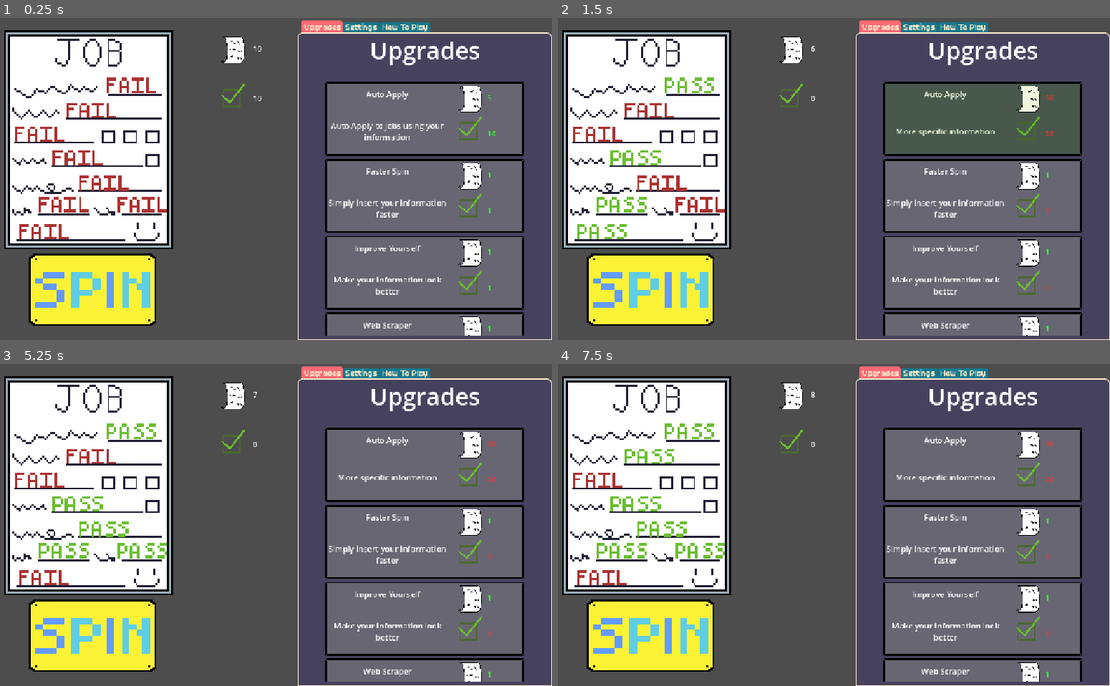
Above: before the commit, frames 1-4 (two rows, left to right).
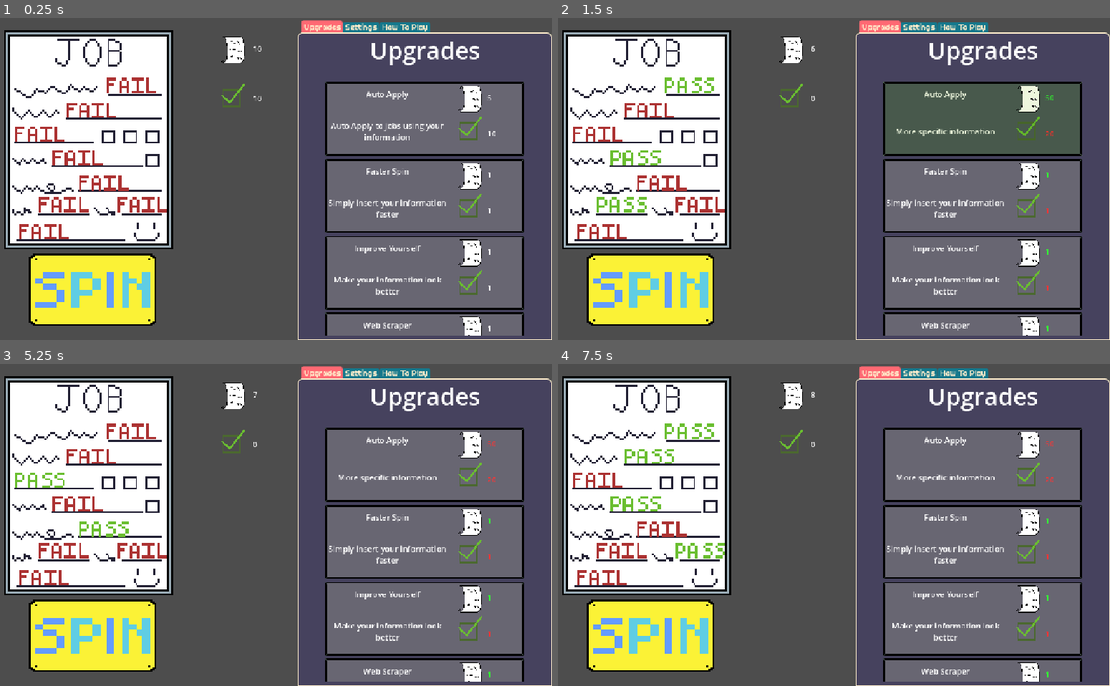
Above: after the commit, the same moments.

Repository: OrangePainting/in-this-economy
Game: Godot game, scene res://Scenes/main.tscn
Same seed, same stepped clock (60 frames per second), same inputs: the game is played once before the commit and once after it.
Inputs (mouse positions are in pixels of both pictures, inside the frame that each line leads up to):
- Up to frame 1 (0.25 s): no input
- Up to frame 2 (1.5 s): click (651, 288) at 0.5 s; click (988, 117) at 1.25 s
- Up to frame 3 (5.25 s): click (430, 541) at 2.02 s; click (430, 541) at 2.77 s; click (430, 618) at 3.52 s; click (430, 618) at 4.27 s; click (93, 634) at 5 s
- Up to frame 4 (7.5 s): click (988, 541) at 5.77 s; click (988, 618) at 6.52 s; click (651, 634) at 7.25 s

The runs differ from the first frame. In frame 1, less than 0.1% of the frame differs, in the area x 88-90%, y 24-98%; in frame 2, 0.2%; in frame 3, 1.1%, in the area x 2-31%, y 18-61%; in frame 4, 0.5%.

Commit message:
Optimizations done
Krish Konda
14:00 06/21/26

Some optimizations done to stop leaking timer nodes and relying on process every frame, instead changing things only when necessary. Remember to use currency_changed signal in emit otherwise things won't update.

Diff:
--- a/Scripts/Autoloads/global_data.gd
+++ b/Scripts/Autoloads/global_data.gd
@@ -1,4 +1,6 @@
 extends Node
+
+signal currency_changed
 
 var total_apps: int = 10
 var experience: int = 10
@@ -72,9 +74,9 @@
 	total_apps -= upgrade.app_costs[level]
 	experience -= upgrade.exp_costs[level]
 	upgrades_bought[upgrade] = level # level = highest level bought
-
+	currency_changed.emit()
 	apply_upgrades() # reload all the upgrade effects to update with newly bought upgrade
-	# it might be better to put this in _process(delta) but idk
+	# it might be better to put this in _process(delta) but idkr
 
 func apply_upgrades() -> void:
 	for upgrade in upgrades_bought:
--- a/Scripts/main.gd
+++ b/Scripts/main.gd
@@ -34,6 +34,7 @@
 	button.disabled = true # Add disabled button sprite here too
 
 	GlobalData.total_apps += 1
+	GlobalData.currency_changed.emit()
 
 	var results = generate_results(GlobalData.num_results)
 
--- a/Scripts/result.gd
+++ b/Scripts/result.gd
@@ -4,16 +4,19 @@
 @onready var pass_sprite = $PassSprite
 
 
-var current_visible_sprite: int = 1 # in process will change which sprite is visible depending on this value, should randomize later
-	# 0 = none, 1 = fail, 2 = pass
+# 0 = none, 1 = fail, 2 = pass
+var current_visible_sprite: int = 1: # in process will change which sprite is visible depending on this value, should randomize later
+		set(val):
+			current_visible_sprite = val
+			set_visible_sprite(val)
 
 # Called when the node enters the scene tree for the first time.
 func _ready() -> void:
-	pass
+	current_visible_sprite = 1
 
 # Called every frame. 'delta' is the elapsed time since the previous frame.
 func _process(delta: float) -> void:
-	set_visible_sprite(current_visible_sprite)
+	pass
 
 func set_visible_sprite(sprite_num: int) -> void:
 	if sprite_num == 1: # fail
@@ -33,7 +36,9 @@
 		partial_timer.set_wait_time(time)
 		partial_timer.one_shot = true
 		partial_timer.start()
-		partial_timer.timeout.connect(flip_sprite)
+		partial_timer.timeout.connect(func():
+			flip_sprite()
+			partial_timer.queue_free())
 
 	var switch_timer = Timer.new()
 	add_child(switch_timer)
@@ -51,4 +56,5 @@
 	if passed:
 		current_visible_sprite = 2
 		GlobalData.experience += 1
+		GlobalData.currency_changed.emit()
 	else: current_visible_sprite = 1
--- a/Scripts/ui_manager.gd
+++ b/Scripts/ui_manager.gd
@@ -6,10 +6,14 @@
 
 # Called when the node enters the scene tree for the first time.
 func _ready() -> void:
-	pass # Replace with function body.
+	GlobalData.currency_changed.connect(update_label_text)
+	update_label_text()
+
+func update_label_text() -> void:
+	app_num_label.text = "%d" % GlobalData.total_apps
+	exp_label.text = "%d" % GlobalData.experience
 
 
 # Called every frame. 'delta' is the elapsed time since the previous frame.
 func _process(delta: float) -> void:
-	app_num_label.text = "%d" % GlobalData.total_apps
-	exp_label.text = "%d" % GlobalData.experience
+	pass
--- a/Scripts/upgrade_template.gd
+++ b/Scripts/upgrade_template.gd
@@ -54,12 +54,12 @@
 
 # Called when the node enters the scene tree for the first time.
 func _ready() -> void:
+	GlobalData.currency_changed.connect(update_label_colors)
 	update_labels_and_button()
 
+func update_label_colors():
+	if is_maxed(): return
 
-# Called every frame. 'delta' is the elapsed time since the previous frame.
-func _process(delta: float) -> void:
-	if is_maxed(): return
 	if GlobalData.total_apps < upgrade.app_costs[next_upgrade_level - 1]:
 		app_cost_label.set_modulate(Color(1.0, 0.2, 0.2, 1.0))
 	else:
@@ -69,3 +69,8 @@
 		exp_cost_label.set_modulate(Color(1.0, 0.2, 0.2, 1.0))
 	else:
 		exp_cost_label.set_modulate(Color(0.2, 1.0, 0.2, 1.0))
+
+
+# Called every frame. 'delta' is the elapsed time since the previous frame.
+func _process(delta: float) -> void:
+	pass
